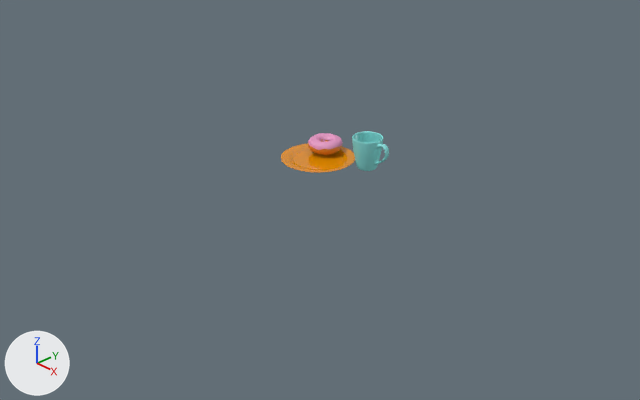
Renders of the Blender file donut.blend from each side of a commit.
One viewpoint serves both versions: a 50 mm lens placed at (1.44, -1.346, 0.859), pointed at (0.044, -0.033, -0.074). The axes (+X, +Y, +Z) are drawn at lower left. The lights are the same throughout.

Objects in the first picture: 'Mug body', 'plate'.
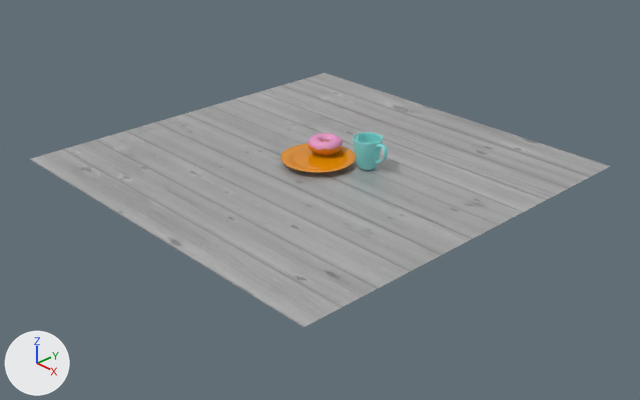
Where the change shows, as pixel boxes (x1, y1, x2, y2) in the pictures (640 x 400 px):
```json
{"object": "Plane", "change": "shown", "after": [30, 73, 610, 327]}
{"object": "Mug body", "change": "rescaled", "before": [352, 131, 389, 171], "after": [353, 132, 388, 170]}
```

The change, as JSON lines over the scene's bpy script:
```json
{"op": "add", "block": "img_woodplanks028_col_var1_3k_jpg", "code": ["img_woodplanks028_col_var1_3k_jpg = load_image('WoodPlanks028_COL_VAR1_3K.jpg', 'Textures/WoodPlanks028/REGULAR/3K/WoodPlanks028_COL_VAR1_3K.jpg', 3072, 1536, 'sRGB')"]}
{"op": "add", "block": "mat_material_002", "code": ["mat_material_002 = bpy.data.materials.new('Material.002')", "# uses the picture img_woodplanks028_col_var1_3k_jpg"]}
{"block": "me_plane", "where": "me_plane.from_pydata(...)  # 4 vertices, 1 face; spans x -1.0..1.0, y -1.0..1.0, z 0.0"}
{"op": "add", "block": "me_plane", "code": "me_plane.materials.append(mat_material_002)"}
{"op": "remove", "block": "ob_plane", "code": "ob_plane.hide_set(True)"}
{"op": "set", "path": "ob_plane.rotation_euler", "old": "(0.0, 0.0, 0.0)", "new": "(0.0, 0.0, 1.571)", "note": "degrees (0, 0, 0) -> degrees (0, 0, 90)"}
{"op": "set", "path": "ob_plane.scale", "old": "(10.0, 10.0, 10.0)", "new": "(0.497, 0.497, 0.497)"}
{"op": "set", "path": "ob_mug_body.scale", "old": "(0.0217, 0.0217, 0.0217)", "new": "(0.0207, 0.0207, 0.0207)"}
```
